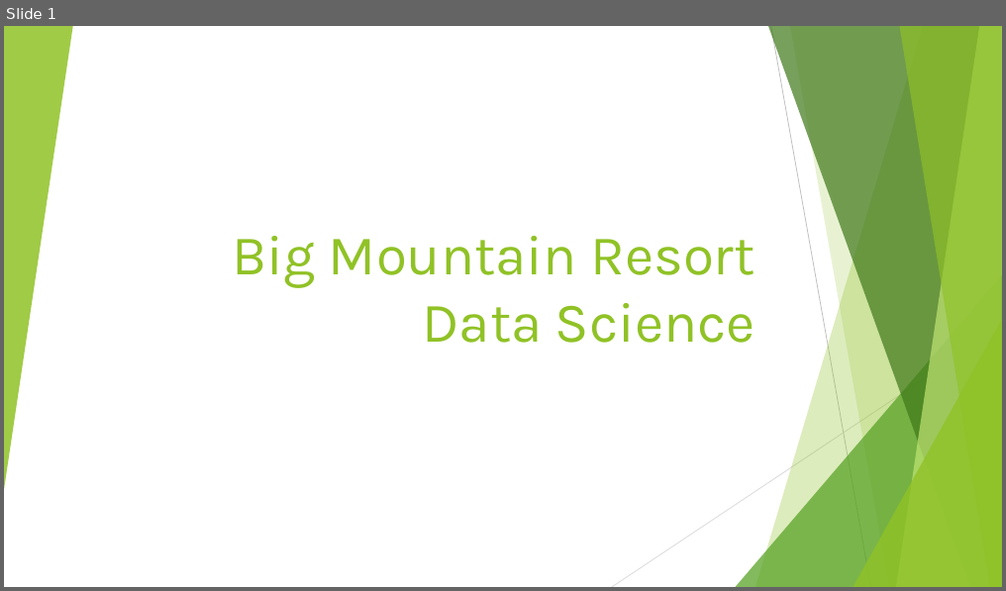
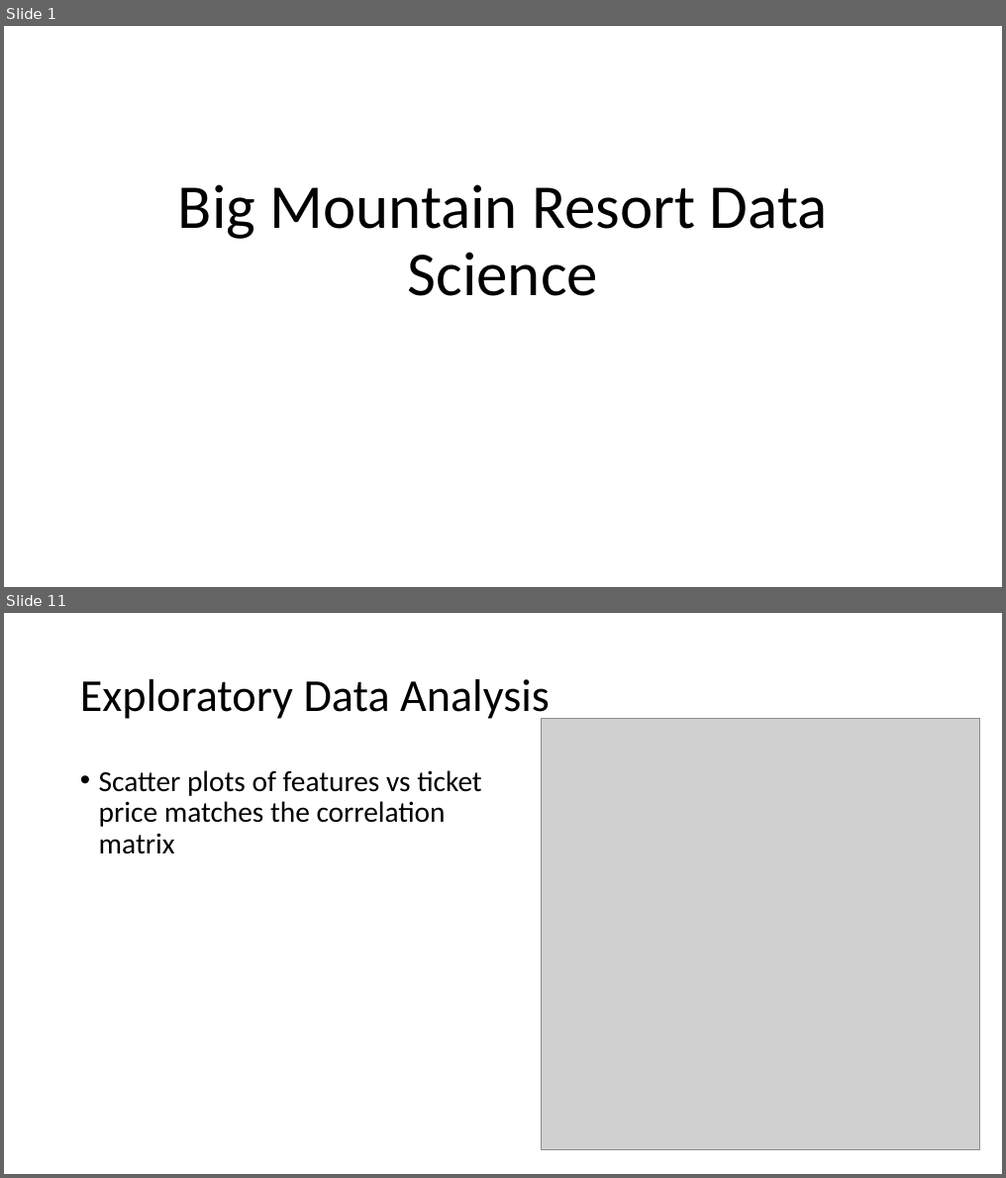
Before and after one commit to ramijau/DataScienceGuidedCapstone, a slide deck: Guided Capstone Presentation.pptx. Shown one above the other, each under a label of ours: slide 1 before the commit, slides 1 and 11 after it; the slides between them are not shown. The pictures are 1006x591 and 1006x1178 pixels, drawn with LibreOffice and Linux fonts; fonts in the diff are those of the drawing; grey boxes stand for pictures. Boxes give left, top, right and bottom in pixels: in the first picture for what was removed or moved away, otherwise in the second. Text is boxed around its words. In the diff, an @@ line names an element or a change of style, - is before the commit and + after.

```diff
--- a/Guided Capstone Presentation.pptx
+++ b/Guided Capstone Presentation.pptx
@@ slide 11 added at (4, 613, 1002, 1174), background #FFFFFF @@
@@ title added at (80, 679, 549, 723), 44 pt, text #000000 @@
+Exploratory Data Analysis
@@ picture added at (541, 719, 979, 1151) @@
@@ text added at (99, 770, 481, 855), 28 pt, text #000000 @@
+• Scatter plots of features vs ticket price matches the correlation matrix
@@ slide 1 changed as well @@
@@ group removed at (4, 26, 1002, 587): 5 freeform shapes, 3 triangles, 2 lines @@
@@ title "Big Mountain Resort Data Science": place and size @@
-title "Big Mountain Resort Data Science" at (232, 236, 755, 343)
+title "Big Mountain Resort Data Science" at (178, 184, 828, 296)
@@ title "Big Mountain Resort Data Science" at (178, 184, 828, 296): size 54 to 60 pt, font Karla to Calibri, text colour #90C226 to #000000; alignment right to centre; line spacing 1 to 0.9 @@
```
Also in this commit, not shown: 5 other slides changed, 13 other slides added, 2 slides removed, 15 other files.
